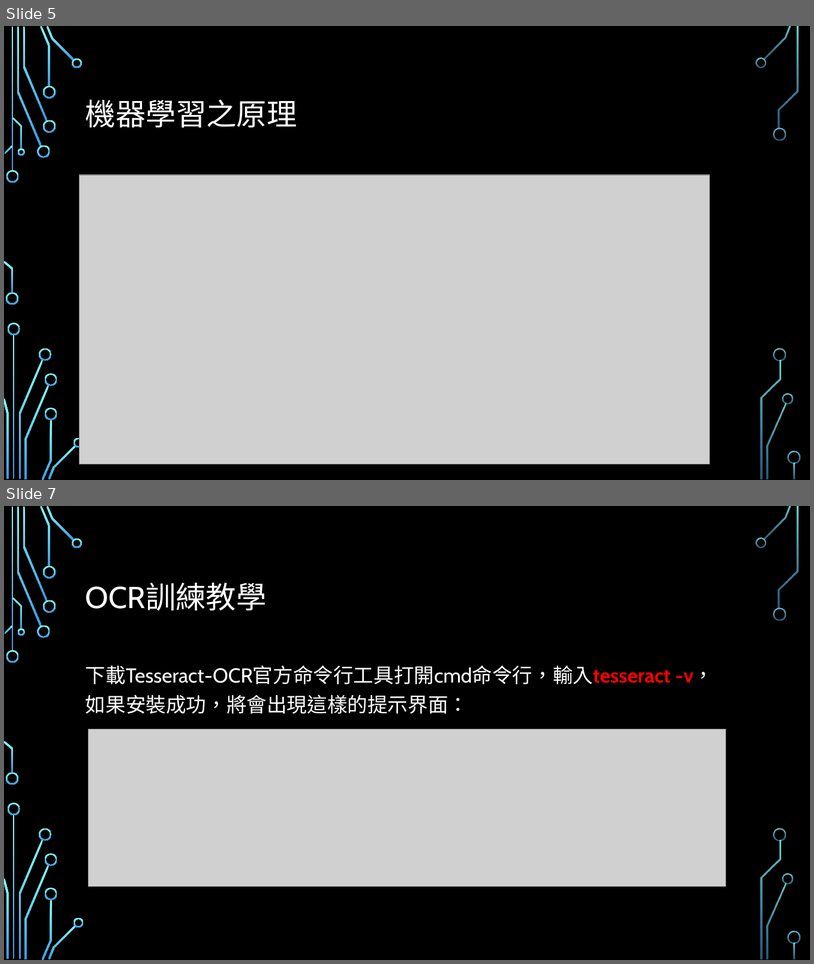
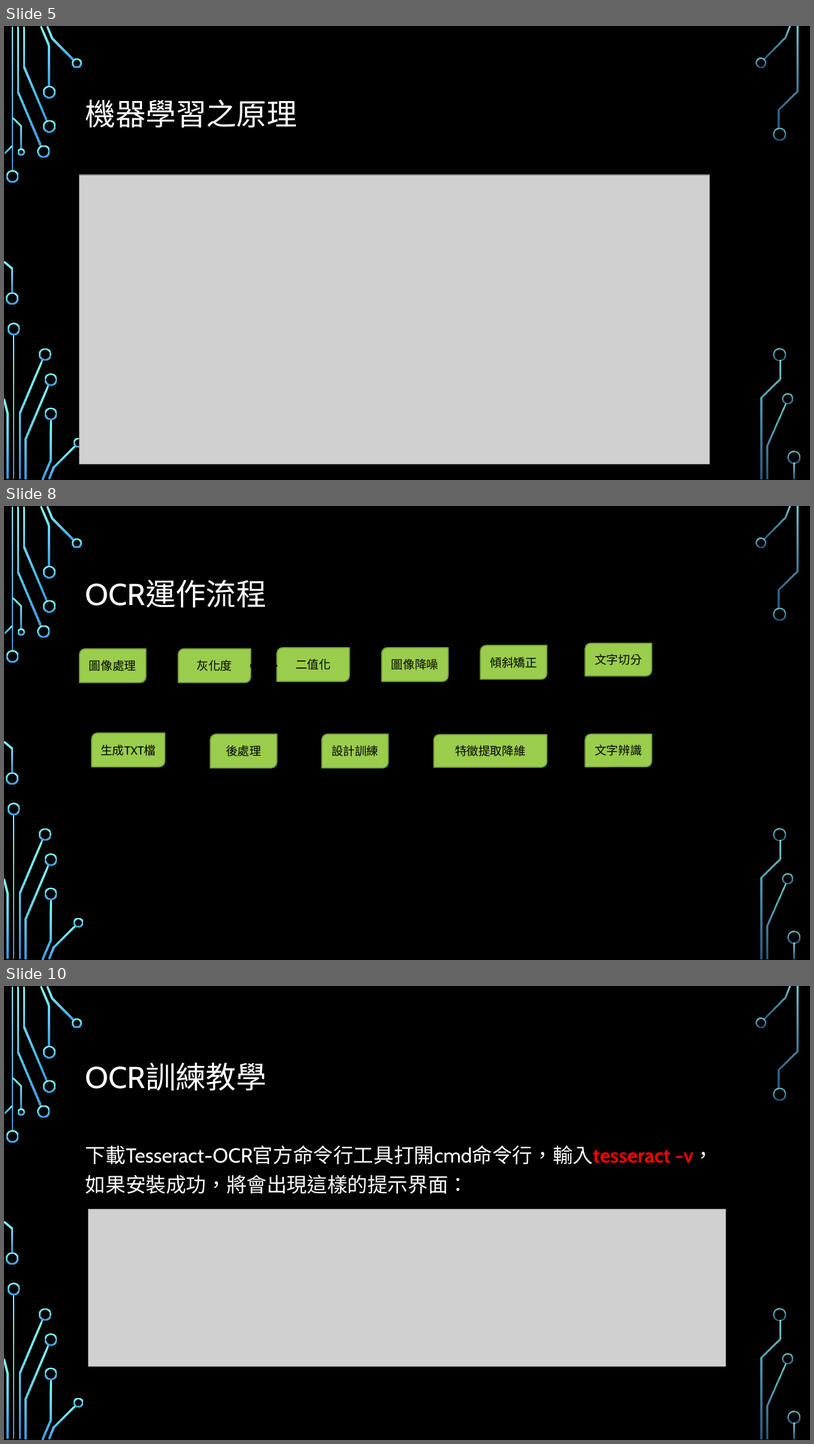
Before and after one commit to sky14785214/Python, a slide deck: 專題資料夾/專題報告資料夾/1080910/第一組_車牌辨識_1080910.pptx. Shown one above the other, each under a label of ours: slides 5 and 7 before the commit, slides 5, 8 and 10 after it; the slides between them are not shown. The pictures are 814x964 and 814x1444 pixels, drawn with LibreOffice and Linux fonts; fonts in the diff are those of the drawing; grey boxes stand for pictures; background and template pictures are left out. Boxes give left, top, right and bottom in pixels: in the first picture for what was removed or moved away, otherwise in the second. Text is boxed around its words. In the diff, an @@ line names an element or a change of style, - is before the commit and + after.

```diff
--- a/專題資料夾/專題報告資料夾/1080910/第一組_車牌辨識_1080910.pptx
+++ b/專題資料夾/專題報告資料夾/1080910/第一組_車牌辨識_1080910.pptx
@@ slide 8 added at (4, 506, 810, 960), background picture (left out); not listed: 36 template elements that a slide beside it also shows @@
@@ title added at (86, 580, 267, 607), 36 pt, text #FFFFFF @@
+OCR運作流程
@@ round diag rect added at (80, 649, 146, 682), fill #9ACD4C, outline #729838 1.25 pt, 14 pt, text #000000 @@
+圖像處理
@@ round diag rect added at (178, 649, 251, 682), fill #9ACD4C, outline #729838 1.25 pt, 14 pt, text #000000 @@
+灰化度
@@ round diag rect added at (277, 648, 350, 681), fill #9ACD4C, outline #729838 1.25 pt, 14 pt, text #000000 @@
+二值化
@@ round diag rect added at (382, 648, 449, 681), fill #9ACD4C, outline #729838 1.25 pt, 14 pt, text #000000 @@
+圖像降噪
@@ round diag rect added at (481, 645, 547, 679), fill #9ACD4C, outline #729838 1.25 pt, 14 pt, text #000000 @@
+傾斜矯正
@@ round diag rect added at (585, 643, 652, 676), fill #9ACD4C, outline #729838 1.25 pt, 14 pt, text #000000 @@
+文字切分
@@ right arrow added at (148, 662, 174, 668), fill #000000, outline #000000 1.25 pt @@
@@ right arrow added at (251, 663, 277, 669), fill #000000, outline #000000 1.25 pt @@
@@ right arrow added at (353, 663, 379, 669), fill #000000, outline #000000 1.25 pt @@
@@ right arrow added at (450, 661, 476, 667), fill #000000, outline #000000 1.25 pt @@
@@ right arrow added at (553, 660, 579, 666), fill #000000, outline #000000 1.25 pt @@
@@ down arrow added at (617, 680, 623, 729), fill #000000, outline #000000 1.25 pt @@
@@ round diag rect added at (92, 733, 165, 767), fill #9ACD4C, outline #729838 1.25 pt, 14 pt, text #000000 @@
+生成TXT檔
@@ round diag rect added at (210, 734, 277, 768), fill #9ACD4C, outline #729838 1.25 pt, 14 pt, text #000000 @@
+後處理
@@ round diag rect added at (322, 734, 389, 768), fill #9ACD4C, outline #729838 1.25 pt, 14 pt, text #000000 @@
+設計訓練
@@ round diag rect added at (434, 734, 547, 767), fill #9ACD4C, outline #729838 1.25 pt, 14 pt, text #000000 @@
+特徵提取降維
@@ round diag rect added at (585, 734, 652, 767), fill #9ACD4C, outline #729838 1.25 pt, 14 pt, text #000000 @@
+文字辨識
@@ left arrow added at (172, 745, 201, 756), fill #000000, outline #000000 1.25 pt @@
@@ left arrow added at (286, 744, 315, 755), fill #000000, outline #000000 1.25 pt @@
@@ left arrow added at (396, 745, 425, 756), fill #000000, outline #000000 1.25 pt @@
@@ left arrow added at (552, 744, 581, 755), fill #000000, outline #000000 1.25 pt @@
@@ what was slide 7 is now slide 10 @@
```
Also in this commit, not shown: 1 slide changed, 2 other slides added.
